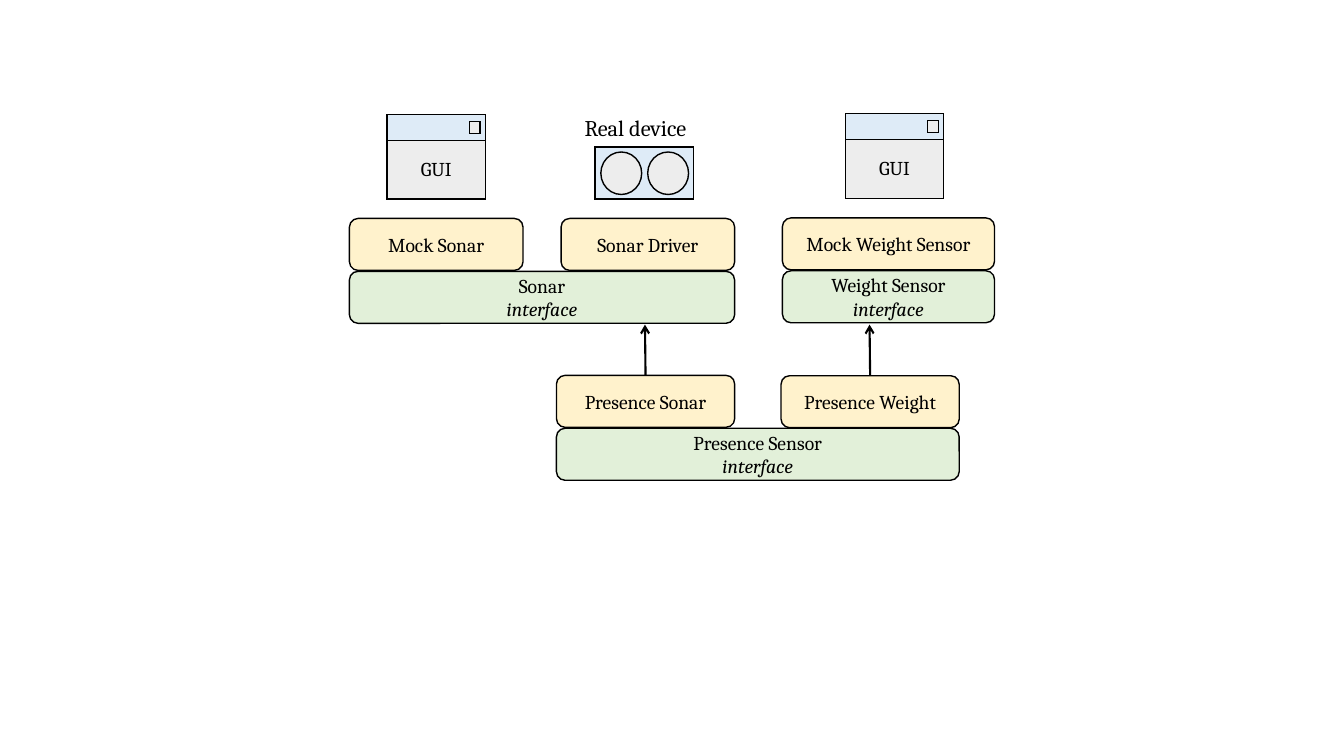
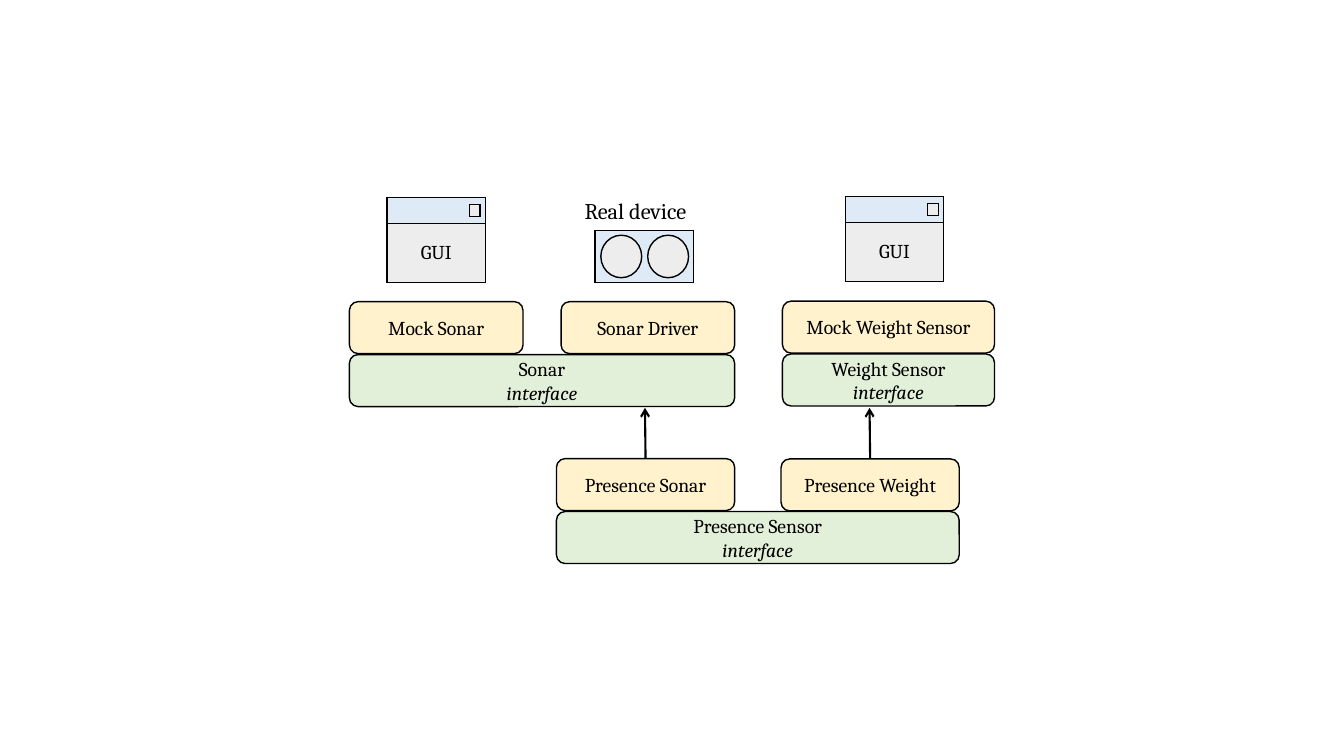
Before and after one commit to JackFantaz/FantazziniGiacomoIss, a slide deck: slide 1 of FinalTask/userDocs/img/final_task_schema.pptx. Drawn at 1344x756 pixels with LibreOffice and Linux fonts; fonts in the diff are those of the drawing. Boxes give left, top, right and bottom in pixels: in the first picture for what was removed or moved away, otherwise in the second. Text is boxed around its words. In the diff, an @@ line names an element or a change of style, - is before the commit and + after.

```diff
--- a/FinalTask/userDocs/img/final_task_schema.pptx
+++ b/FinalTask/userDocs/img/final_task_schema.pptx
@@ 7 rectangles, 6 rounded rectangles, 2 ellipses, 2 arrows, 1 text: place and size @@
-7 rectangles, 6 rounded rectangles, 2 ellipses, 2 arrows, 1 text at [350,113,994,481]
+7 rectangles, 6 rounded rectangles, 2 ellipses, 2 arrows, 1 text at [350,197,994,565]
@@ rounded rectangle "Mock Sonar": place and size @@
-rounded rectangle "Mock Sonar" at [350,219,523,271]
+rounded rectangle "Mock Sonar" at [350,301,523,354]
@@ rounded rectangle "Sonar Driver": place and size @@
-rounded rectangle "Sonar Driver" at [562,219,735,271]
+rounded rectangle "Sonar Driver" at [562,301,735,354]
```
Also in this commit, not shown: 4 slides added, 1 slide removed, 4 other files.
